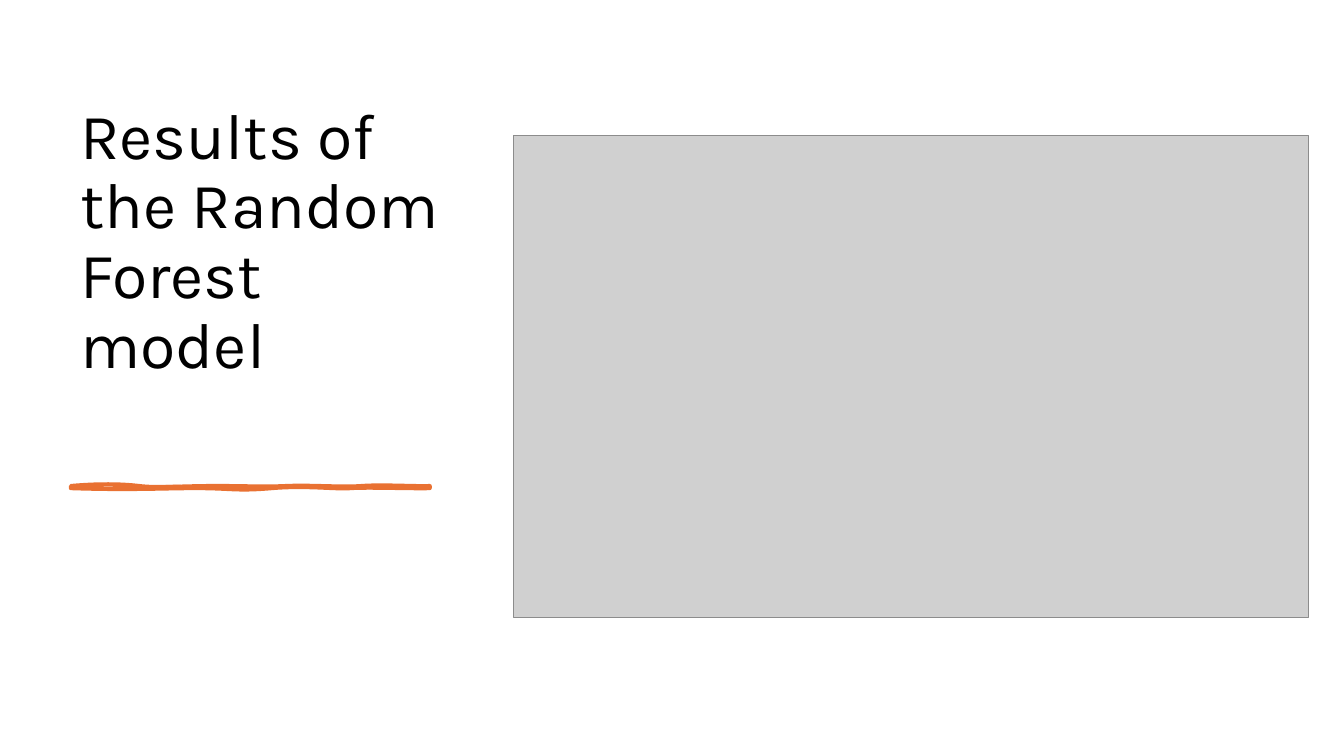
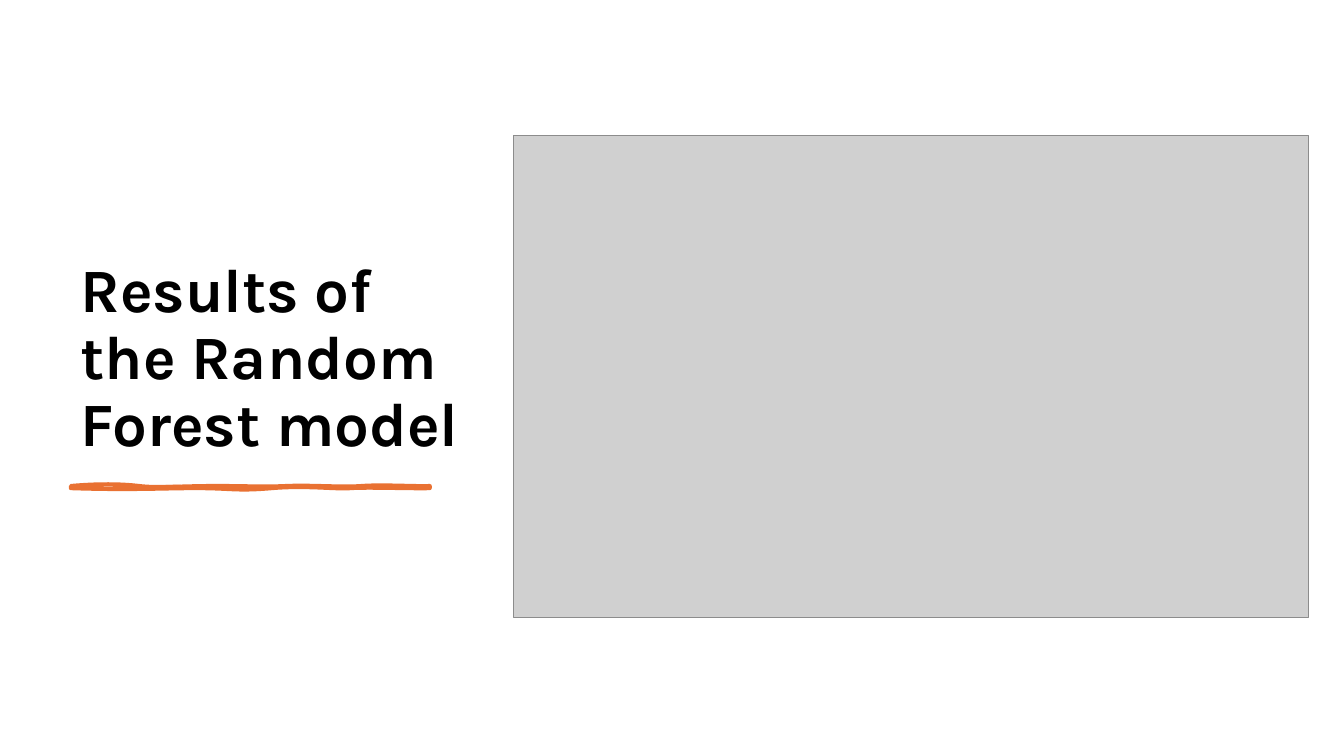
Before and after one commit to AdnanAzem/Malicious-URL-Detection, a slide deck: slide 21 of Malicious-URL-Detection.pptx (slide 16 before the commit). Drawn at 1344x756 pixels with LibreOffice and Linux fonts; fonts in the diff are those of the drawing; grey boxes stand for pictures. Boxes give left, top, right and bottom in pixels: in the first picture for what was removed or moved away, otherwise in the second. Text is boxed around its words. In the diff, an @@ line names an element or a change of style, - is before the commit and + after.

```diff
--- a/Malicious-URL-Detection.pptx
+++ b/Malicious-URL-Detection.pptx
@@ title "Results of the Random Forest ...": place and size @@
-title "Results of the Random Forest ..." at box(81, 114, 439, 369)
+title "Results of the Random Forest ..." at box(81, 269, 458, 447)
@@ title "Results of the Random Forest ..." at box(81, 269, 458, 447): size 46 to 44 pt, bold on @@
```
Also in this commit, not shown: 19 other slides changed, 10 slides added, 21 other files.
